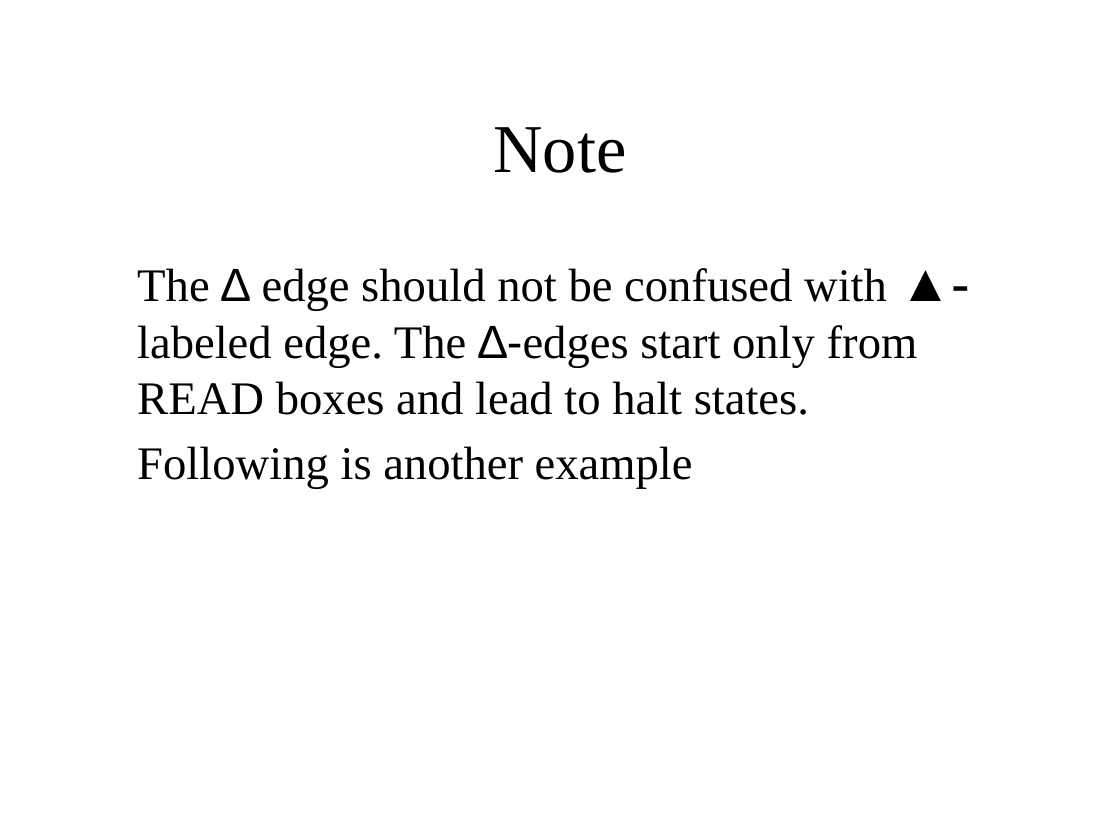
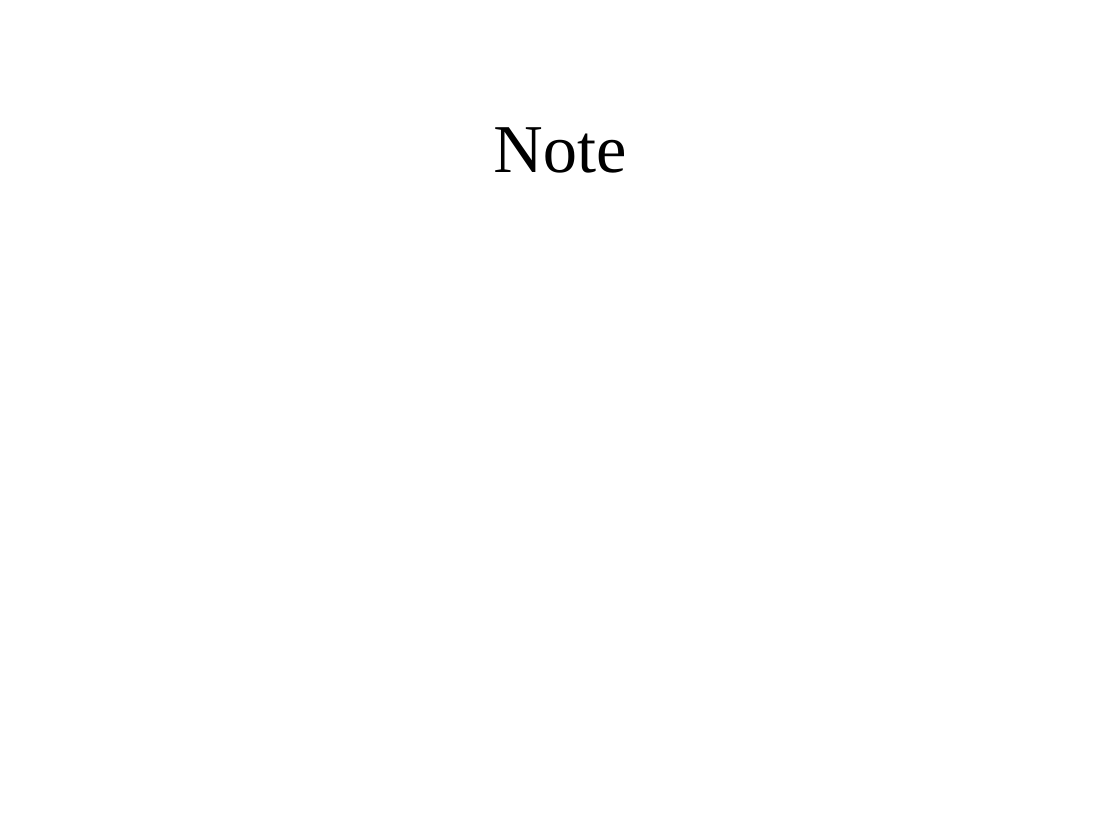
Before and after one commit to bamboat3/toa, a slide deck: slide 12 of Lesson 37.pptx. Drawn at 1120x840 pixels with LibreOffice and Linux fonts; fonts in the diff are those of the drawing; grey boxes stand for pictures. Boxes give left, top, right and bottom in pixels: in the first picture for what was removed or moved away, otherwise in the second. Text is boxed around its words. In the diff, an @@ line names an element or a change of style, - is before the commit and + after.

```diff
--- a/Lesson 37.pptx
+++ b/Lesson 37.pptx
@@ text removed at (137,268,918,489) @@
-The ∆ edge should not be confused with ▲-labeled edge. The ∆-edges start only from READ boxes and lead to halt states.
-Following is another example
```
Also in this commit, not shown: 3 other files.
